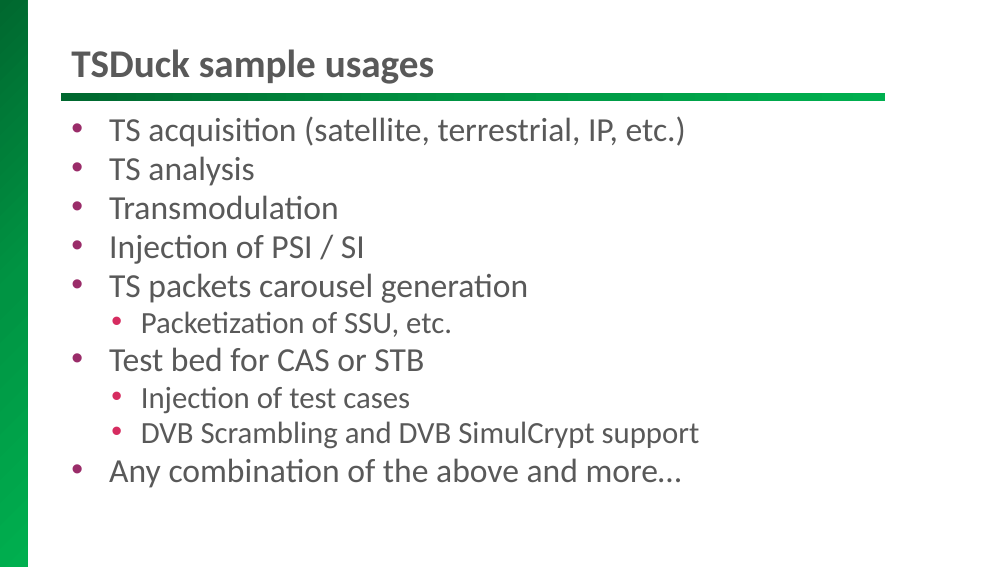
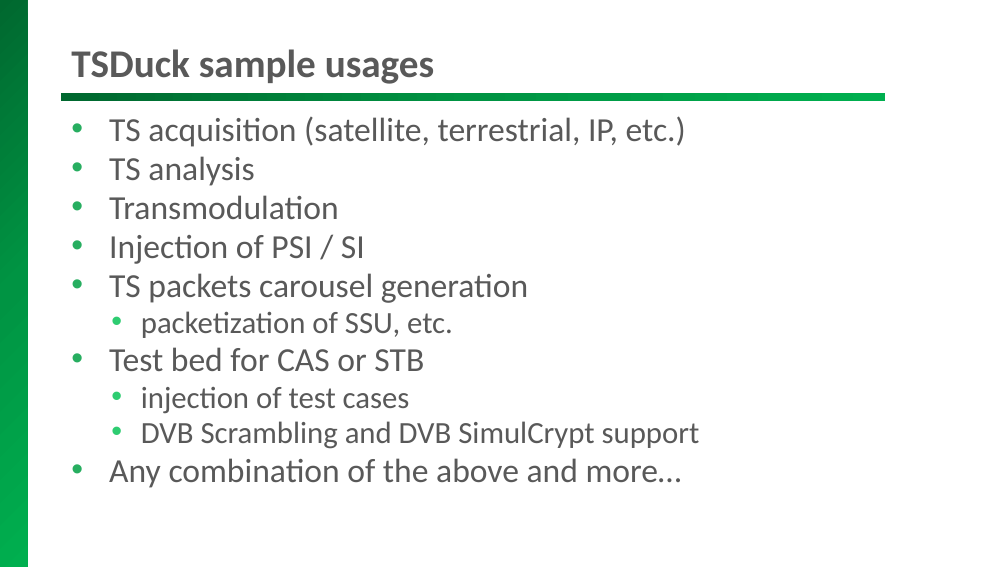
Before and after one commit to tsduck/tsduck, a slide deck: slide 4 of doc/tsduck-presentation.pptx. Drawn at 1008x567 pixels with LibreOffice and Linux fonts; fonts in the diff are those of the drawing; background and template pictures are left out. Boxes give left, top, right and bottom in pixels: in the first picture for what was removed or moved away, otherwise in the second. Text is boxed around its words. In the diff, an @@ line names an element or a change of style, - is before the commit and + after.

```diff
--- a/doc/tsduck-presentation.pptx
+++ b/doc/tsduck-presentation.pptx
@@ text at (x1=109, y1=116, x2=700, y2=488): bullet colour #9A2C69 to #27AE60; bullet colour #D62C60 to #2ECC71 @@
@@ text at (x1=141, y1=311, x2=453, y2=338): text changed @@
-  • Packetization of SSU, etc.
+  • packetization of SSU, etc.
@@ text at (x1=141, y1=387, x2=410, y2=414): text changed @@
-  • Injection of test cases
+  • injection of test cases
```
Also in this commit, not shown: 14 other slides changed, 13 slides added, 1 other file.
